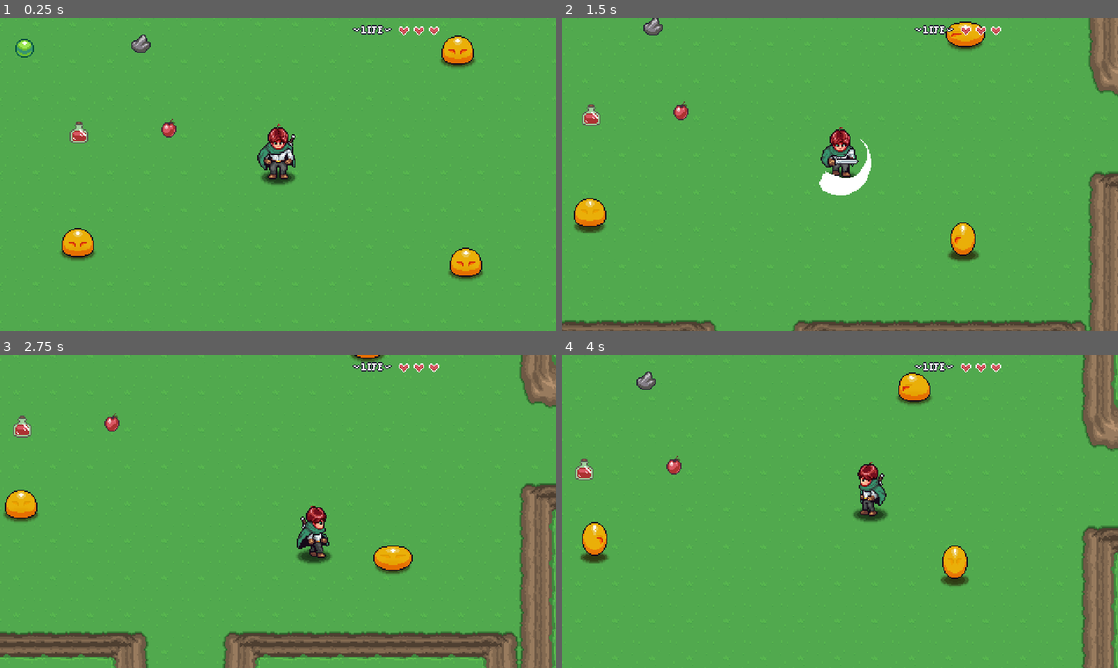
Above: before the commit, frames 1-4 (two rows, left to right).
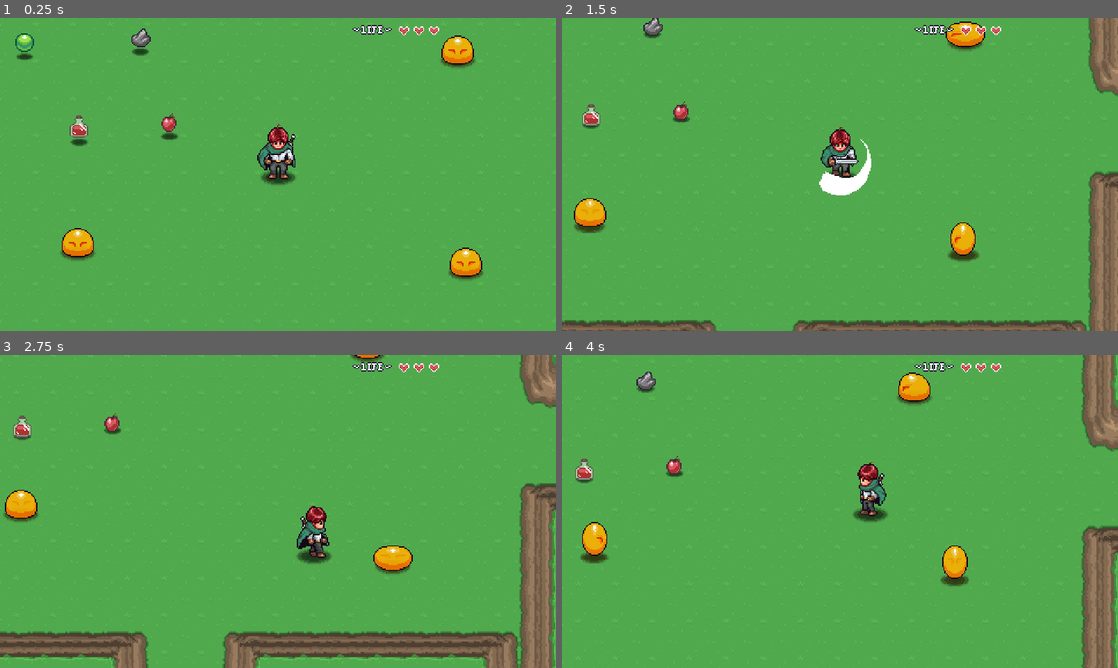
Above: after the commit, the same moments.

Repository: shawndeprey/aarpg
Game: Godot game, scene res://Levels/Area 1/01.tscn
Same seed, same stepped clock (60 frames per second), same inputs: the game is played once before the commit and once after it. This scene is started directly instead of the project's main scene. Sound files missing from this copy of the repository are replaced by a short silence.
Inputs:
- Up to frame 1 (0.25 s): no input
- Up to frame 2 (1.5 s): hold Right (right) 0.53-1.28 s; hold Z (attack) 0.53-1.28 s; hold Down (down) from 1.28 s (still down); tap Z (attack) at 1.35 s
- Up to frame 3 (2.75 s): release Down (down) at 2.03 s; hold Right (right) from 2.03 s (still down); hold Z (attack) from 2.03 s (still down)
- Up to frame 4 (4 s): release Right (right) at 2.78 s; release Z (attack) at 2.78 s; hold Up (up) 2.78-3.53 s; tap Z (attack) at 2.85 s; hold Left (left) from 3.53 s (still down); hold Z (attack) from 3.53 s (still down)

The runs differ from the first frame. In frame 1, 0.9% of the frame differs, in the area x 2-33%, y 3-41%; in frame 2, 0.1%; in frame 3, less than 0.1%; in frame 4, 0.1%.

Commit message:
Give enemies item drops

Diff:
--- a/Enemies/Scripts/States/enemy_state_destroy.gd
+++ b/Enemies/Scripts/States/enemy_state_destroy.gd
@@ -1,8 +1,13 @@
 class_name EnemyStateDestroy extends EnemyState
+
+const PICKUP = preload("res://Items/item_pickup/item_pickup.tscn")
 
 @export var anim_name: String = "destroy"
 @export var knockback_speed: float = 200.0
 @export var decelerate_speed: float = 10.0
+
+@export_category("Item Drops")
+@export var drops: Array[DropData]
 
 var _direction: Vector2
 var _damage_position: Vector2
@@ -20,6 +25,8 @@
 	enemy.velocity = _direction * -knockback_speed
 	enemy.UpdateAnimation(anim_name)
 	enemy.animation_player.animation_finished.connect(OnAnimationFInished)
+	disable_hurtbox()
+	drop_items()
 
 # What happens when the player exits this state?
 func Exit() -> void:
@@ -41,3 +48,21 @@
 
 func OnAnimationFInished(_a: String) -> void:
 	enemy.queue_free()
+
+func disable_hurtbox() -> void:
+	var hurtbox: HurtBox = enemy.get_node_or_null("HurtBox")
+	if hurtbox:
+		hurtbox.monitoring = false
+
+func drop_items() -> void:
+	if drops.size() == 0: return
+	for i in drops.size():
+		if drops[i] == null or drops[i].item == null: continue
+		var drop_count: int = drops[i].get_drop_count()
+		for j in drop_count:
+			var drop: ItemPickup = PICKUP.instantiate() as ItemPickup
+			drop.item_data = drops[i].item
+			enemy.get_parent().call_deferred("add_child", drop)
+			# Sets the drop to where the enemy is and gives it a random velocity away from the enemy pos.
+			drop.global_position = enemy.global_position
+			drop.velocity = enemy.velocity.rotated(randf_range(-1.5, 1.5)) * randf_range(0.9, 1.5)
--- /dev/null
+++ b/Enemies/Scripts/drop_data.gd
@@ -0,0 +1,10 @@
+class_name DropData extends Resource
+
+@export var item: ItemData
+@export_range(0, 100, 1, "suffix:%") var probability: float = 100.0
+@export_range(1, 10, 1, "suffix:items") var min_amount: int = 1
+@export_range(1, 10, 1, "suffix:items") var max_amount: int = 1
+
+func get_drop_count() -> int:
+	if randf_range(0, 100, ) >= probability: return 0
+	return randi_range(min_amount, max_amount)
--- a/Enemies/Slime/slime.tscn
+++ b/Enemies/Slime/slime.tscn
@@ -13,6 +13,9 @@
 [ext_resource type="PackedScene" uid="uid://c0k4pgmtjjrfq" path="res://GeneralNodes/Hitbox/hit_box.tscn" id="10_ang42"]
 [ext_resource type="Texture2D" uid="uid://b03cnk0oyp5ob" path="res://Enemies/Slime/DestroySmoke.png" id="10_t1rqg"]
 [ext_resource type="Script" path="res://Enemies/Scripts/States/enemy_state_destroy.gd" id="10_yu5nd"]
+[ext_resource type="Script" path="res://Enemies/Scripts/drop_data.gd" id="11_xhnnw"]
+[ext_resource type="Resource" uid="uid://c45x6f8ur33sl" path="res://Items/gem.tres" id="12_xgks2"]
+[ext_resource type="Resource" uid="uid://dtpjct7gpiff3" path="res://Items/apple.tres" id="13_rcoth"]
 
 [sub_resource type="CapsuleShape2D" id="CapsuleShape2D_quboi"]
 radius = 5.0
@@ -824,6 +827,20 @@
 "walk_up": SubResource("Animation_i61hu")
 }
 
+[sub_resource type="Resource" id="Resource_plqm1"]
+script = ExtResource("11_xhnnw")
+item = ExtResource("12_xgks2")
+probability = 100.0
+min_amount = 1
+max_amount = 3
+
+[sub_resource type="Resource" id="Resource_invau"]
+script = ExtResource("11_xhnnw")
+item = ExtResource("13_rcoth")
+probability = 33.0
+min_amount = 1
+max_amount = 1
+
 [sub_resource type="CircleShape2D" id="CircleShape2D_2rlbc"]
 radius = 12.0
 
@@ -935,6 +952,7 @@
 
 [node name="Destroy" type="Node" parent="EnemyStateMachine"]
 script = ExtResource("10_yu5nd")
+drops = Array[ExtResource("11_xhnnw")]([SubResource("Resource_plqm1"), SubResource("Resource_invau")])
 
 [node name="HitBox" parent="." instance=ExtResource("10_ang42")]
 collision_mask = 256
--- a/Items/item_pickup/item_pickup.gd
+++ b/Items/item_pickup/item_pickup.gd
@@ -1,5 +1,5 @@
 @tool
-class_name ItemPickup extends Node2D
+class_name ItemPickup extends CharacterBody2D
 @export var item_data: ItemData: set = _set_item_data
 @onready var area_2d: Area2D = $Area2D
 @onready var sprite_2d: Sprite2D = $Sprite2D
@@ -9,6 +9,14 @@
 	_update_texture()
 	if Engine.is_editor_hint(): return
 	area_2d.body_entered.connect(_on_body_entered)
+
+func _physics_process(delta: float) -> void:
+	# In Godot this is how we would see if an object is colliding with something
+	# If it is, then the bounce function changes its vector to bounce naturally.
+	var collision_info = move_and_collide(velocity * delta)
+	if collision_info:
+		velocity = velocity.bounce(collision_info.get_normal())
+	velocity -= velocity * delta * 4
 
 func _on_body_entered(b) -> void:
 	if b is Player and item_data:
--- a/Items/item_pickup/item_pickup.tscn
+++ b/Items/item_pickup/item_pickup.tscn
@@ -1,19 +1,74 @@
-[gd_scene load_steps=4 format=3 uid="uid://c21ofh4i8gmqf"]
+[gd_scene load_steps=8 format=3 uid="uid://c21ofh4i8gmqf"]
 
 [ext_resource type="Script" path="res://Items/item_pickup/item_pickup.gd" id="1_tgb6k"]
+[ext_resource type="Texture2D" uid="uid://bhxyy3a36layn" path="res://Player/Sprites/Shadow.png" id="2_1po2k"]
 [ext_resource type="AudioStream" uid="uid://c0fl326tj0nvk" path="res://Items/item_pickup/item_pickup.wav" id="2_xvtss"]
 
 [sub_resource type="CircleShape2D" id="CircleShape2D_3gw4q"]
 
-[node name="ItemPickup" type="Node2D"]
+[sub_resource type="Animation" id="Animation_hgxwm"]
+resource_name = "bounce"
+tracks/0/type = "value"
+tracks/0/imported = false
+tracks/0/enabled = true
+tracks/0/path = NodePath("Sprite2D:position")
+tracks/0/interp = 1
+tracks/0/loop_wrap = true
+tracks/0/keys = {
+"times": PackedFloat32Array(0, 0.2, 0.4, 0.533333, 0.666667, 0.733333, 0.8),
+"transitions": PackedFloat32Array(-2, -2, -2, -2, -2, -2, -2),
+"update": 0,
+"values": [Vector2(0, 0), Vector2(0, -6), Vector2(0, 0), Vector2(0, -3), Vector2(0, -1), Vector2(0, 0), Vector2(0, 0)]
+}
+
+[sub_resource type="Animation" id="Animation_uookx"]
+length = 0.001
+tracks/0/type = "value"
+tracks/0/imported = false
+tracks/0/enabled = true
+tracks/0/path = NodePath("Sprite2D:position")
+tracks/0/interp = 1
+tracks/0/loop_wrap = true
+tracks/0/keys = {
+"times": PackedFloat32Array(0),
+"transitions": PackedFloat32Array(1),
+"update": 0,
+"values": [Vector2(0, 0)]
+}
+
+[sub_resource type="AnimationLibrary" id="AnimationLibrary_82ipy"]
+_data = {
+"RESET": SubResource("Animation_uookx"),
+"bounce": SubResource("Animation_hgxwm")
+}
+
+[node name="ItemPickup" type="CharacterBody2D"]
+collision_layer = 0
+collision_mask = 16
+motion_mode = 1
 script = ExtResource("1_tgb6k")
+
+[node name="CollisionShape2D" type="CollisionShape2D" parent="."]
+shape = SubResource("CircleShape2D_3gw4q")
 
 [node name="Area2D" type="Area2D" parent="."]
 
 [node name="CollisionShape2D" type="CollisionShape2D" parent="Area2D"]
 shape = SubResource("CircleShape2D_3gw4q")
 
+[node name="Shadow" type="Sprite2D" parent="."]
+modulate = Color(0, 0, 0, 0.639216)
+position = Vector2(0, 7)
+scale = Vector2(0.5, 0.5)
+texture = ExtResource("2_1po2k")
+
 [node name="Sprite2D" type="Sprite2D" parent="."]
 
 [node name="AudioStreamPlayer2D" type="AudioStreamPlayer2D" parent="."]
 stream = ExtResource("2_xvtss")
+
+[node name="AnimationPlayer" type="AnimationPlayer" parent="."]
+libraries = {
+"": SubResource("AnimationLibrary_82ipy")
+}
+autoplay = "bounce"
--- a/Player/Scripts/state_attack.gd
+++ b/Player/Scripts/state_attack.gd
@@ -24,7 +24,8 @@
 	audio.play()
 	attacking = true
 	await get_tree().create_timer(0.075).timeout
-	hurt_box.monitoring = true
+	if attacking:
+		hurt_box.monitoring = true
 	pass
 
 # What happens when the player exits this state?
--- a/Props/Plants/plant.gd
+++ b/Props/Plants/plant.gd
@@ -5,5 +5,5 @@
 	$HitBox.Damaged.connect(TakeDamage)
 	pass # Replace with function body.
 
-func TakeDamage(hurtbox: HurtBox) -> void:
+func TakeDamage(_hurtbox: HurtBox) -> void:
 	queue_free()
Not shown: 1 places in Enemies/Slime/slime.tscn that only renumber resources
